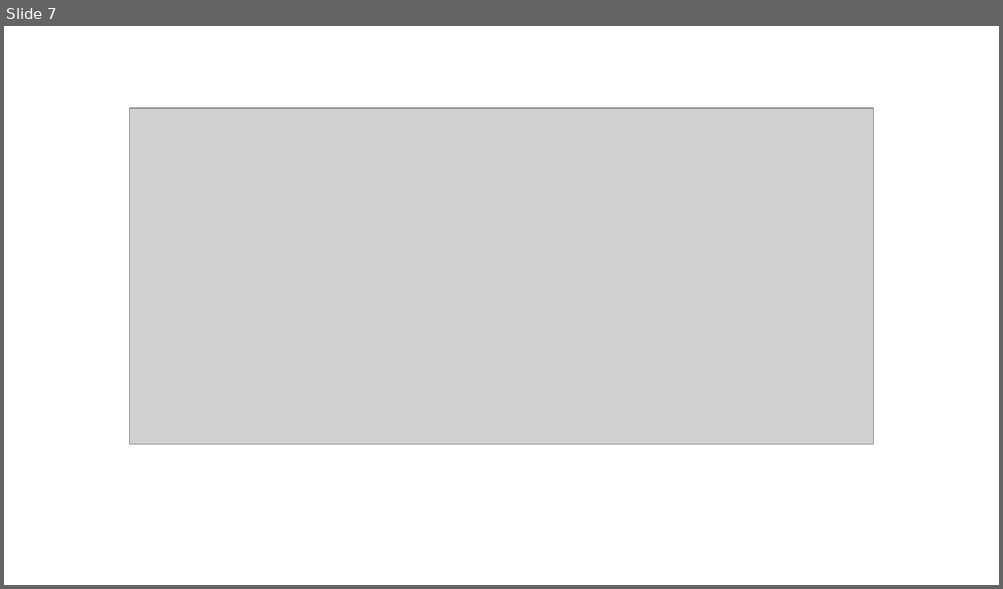
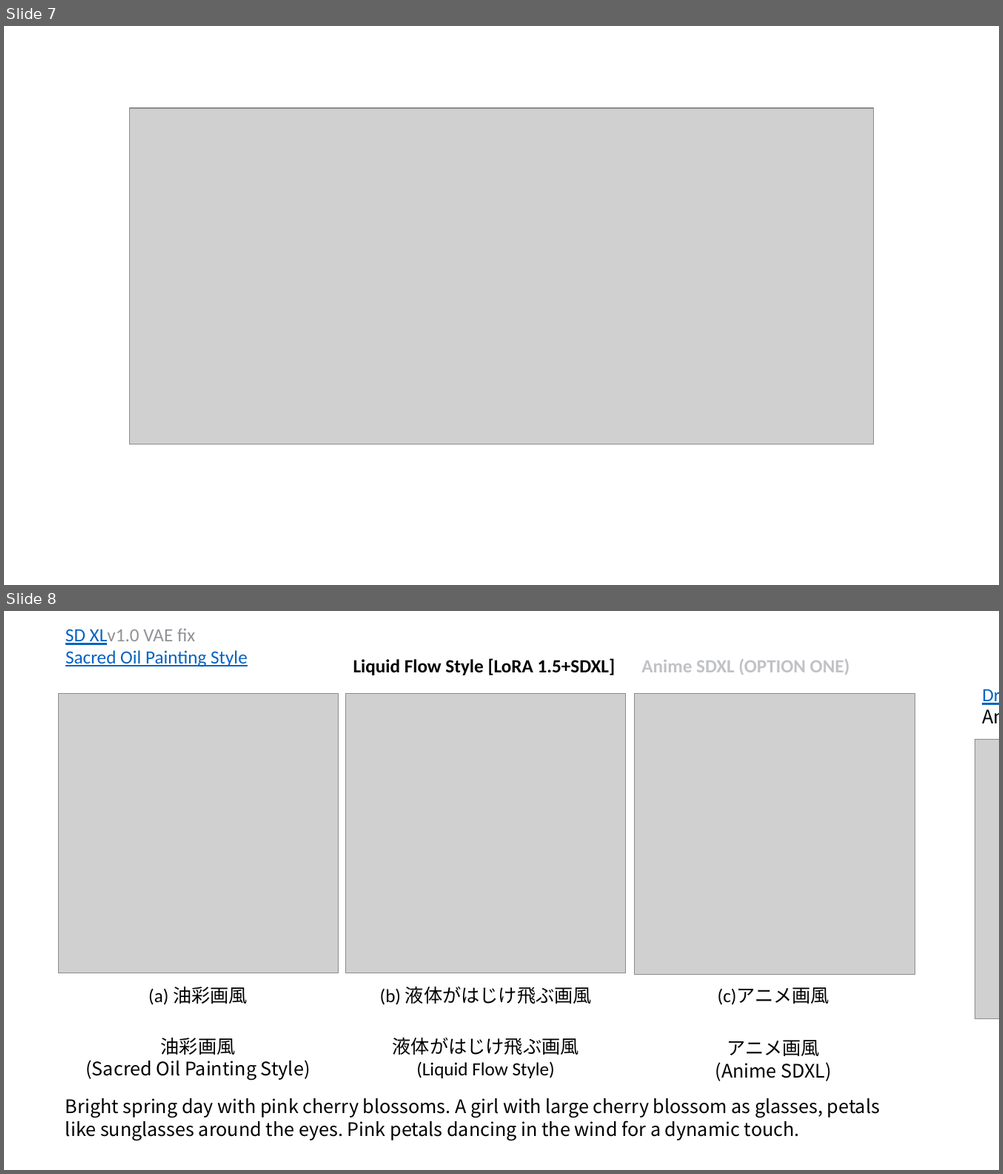
Before and after one commit to liber-craft-co-ltd/book_impress_text-image-basic, a slide deck: images.pptx. Shown one above the other, each under a label of ours: slide 7 before the commit, slides 7 and 8 after it. The pictures are 1003x589 and 1003x1174 pixels, drawn with LibreOffice and Linux fonts; fonts in the diff are those of the drawing; grey boxes stand for pictures. Boxes give left, top, right and bottom in pixels: in the first picture for what was removed or moved away, otherwise in the second. Text is boxed around its words. In the diff, an @@ line names an element or a change of style, - is before the commit and + after.

```diff
--- a/images.pptx
+++ b/images.pptx
@@ slide 8 added at [4, 611, 999, 1170], background #FFFFFF @@
@@ text added at [65, 629, 195, 645], 18 pt, text #909296 @@
+SD XLv1.0 VAE fix
@@ text added at [65, 650, 247, 667], 18 pt, text #0563C1, underline @@
+Sacred Oil Painting Style
@@ text added at [353, 658, 615, 675], 18 pt, text #000000, bold @@
+Liquid Flow Style [LoRA 1.5+SDXL]
@@ text added at [641, 659, 850, 675], 18 pt, text #C1C2C5, bold @@
+Anime SDXL (OPTION ONE)
@@ picture added at [59, 694, 338, 974] @@
@@ picture added at [346, 694, 626, 974] @@
@@ picture added at [634, 694, 915, 974] @@
@@ picture added at [975, 739, 999, 1019] @@
@@ text added at [148, 987, 247, 1005], 18 pt, text #000000 @@
+(a) 油彩画風
@@ text added at [380, 986, 592, 1005], 18 pt, text #000000 @@
+(b) 液体がはじけ飛ぶ画風
@@ text added at [717, 988, 829, 1005], 18 pt, text #000000 @@
+(c)アニメ画風
@@ text added at [85, 1038, 310, 1080], 18 pt, text #000000 @@
+油彩画風
+(Sacred Oil Painting Style)
@@ text added at [392, 1037, 579, 1079], 18 pt, text #000000 @@
+液体がはじけ飛ぶ画風
+(Liquid Flow Style)
@@ text added at [727, 1040, 831, 1082], 18 pt, text #000000 @@
+アニメ画風
+(Anime SDXL)
@@ text added at [715, 1062, 777, 1082], 18 pt, text #000000 @@
+DreamShaper
+Anime Screencap Style LoRA
@@ text added at [65, 1099, 879, 1141], 18 pt, text #000000 @@
+Bright spring day with pink cherry blossoms. A girl with large cherry blossom as glasses, petals like sunglasses around the eyes. Pink petals dancing in the wind for a dynamic touch.
```
Also in this commit, not shown: 1 slide changed, 2 other slides added, 16 other files.
